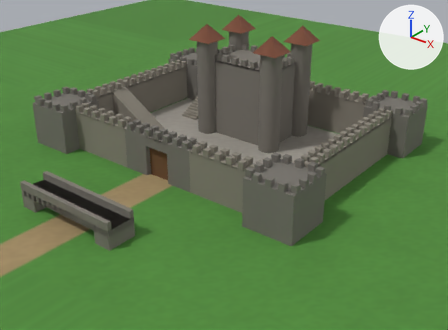
What one commit did to the glTF model assets/maps/castle-demo.glb.
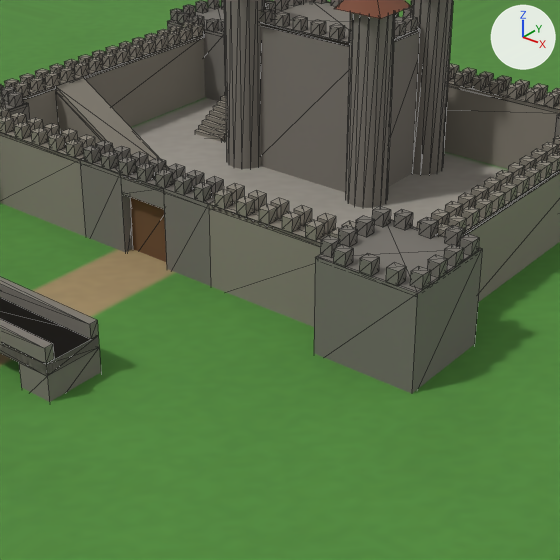
Each version is shown whole from a 50 mm camera at (54.8, -69.8, 39.2) aimed at (5.6, -8.4, 1.1), then close up on the part from 19% to 82% of the width and 15% to 100% of the height. Every picture has the same lights, and +X, +Y and +Z are marked at upper right. The last two pictures show the newer version. The close-ups show mesh edges as thin lines. Where no turn or scale is listed for an object, it has been applied to the vertices. Vertices at exactly the same position are counted once.

Names of what the first close-up shows: 'Mesh_1', 'ground', 'mb_static_0', 'mb_static_1', 'mb_static_2', 'mb_static_3', 'mb_static_4', 'mb_static_5', 'mb_static_6'.
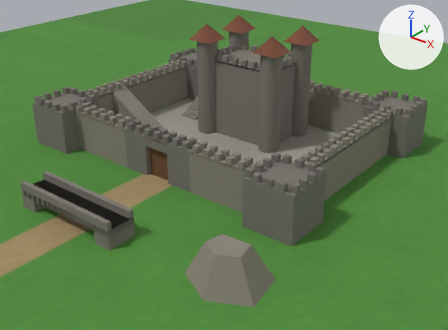
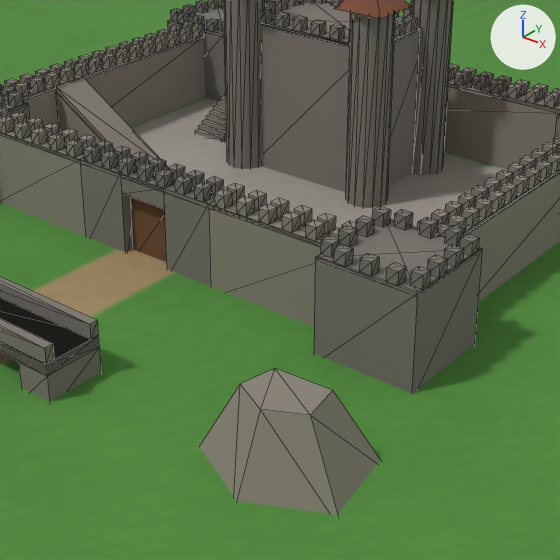
Changed parts and their boxes (x1, y1, x2, y2) in the close-ups (560 x 560 px):
```json
{"object": "mb_static_2", "change": "reshaped", "before": [0, 21, 560, 327], "after": [0, 21, 560, 515]}
{"part": 1, "of": "me_mesh_4", "change": "added", "after": [199, 369, 380, 515]}
```

The change, as JSON lines over the scene's bpy script:
```json
{"block": "me_mesh_4", "where": "# used by ob_mb_static_2; location = (-50.0, 40.0, 0.0)"}
{"op": "remove", "block": "me_mesh_4", "code": "me_mesh_4.from_pydata(...)  # 1060 vertices, 1588 faces; spans x 29.0..71.0, y -56.0..-24.0, z -0.8..6.9"}
{"op": "add", "block": "me_mesh_4", "code": "me_mesh_4.from_pydata(...)  # 1070 vertices, 1604 faces; spans x 29.0..77.0, y -72.5..-24.0, z -0.8..6.9"}
{"block": "me_mesh_4", "change": "me_mesh_4 part 1"}
{"block": "me_mesh_4", "change": "10 vertices are added at x 67.0..77.0, y -72.5..-64.5, z -0.8..4.5"}
{"block": "me_mesh_4", "change": "16 new faces join them"}
```
